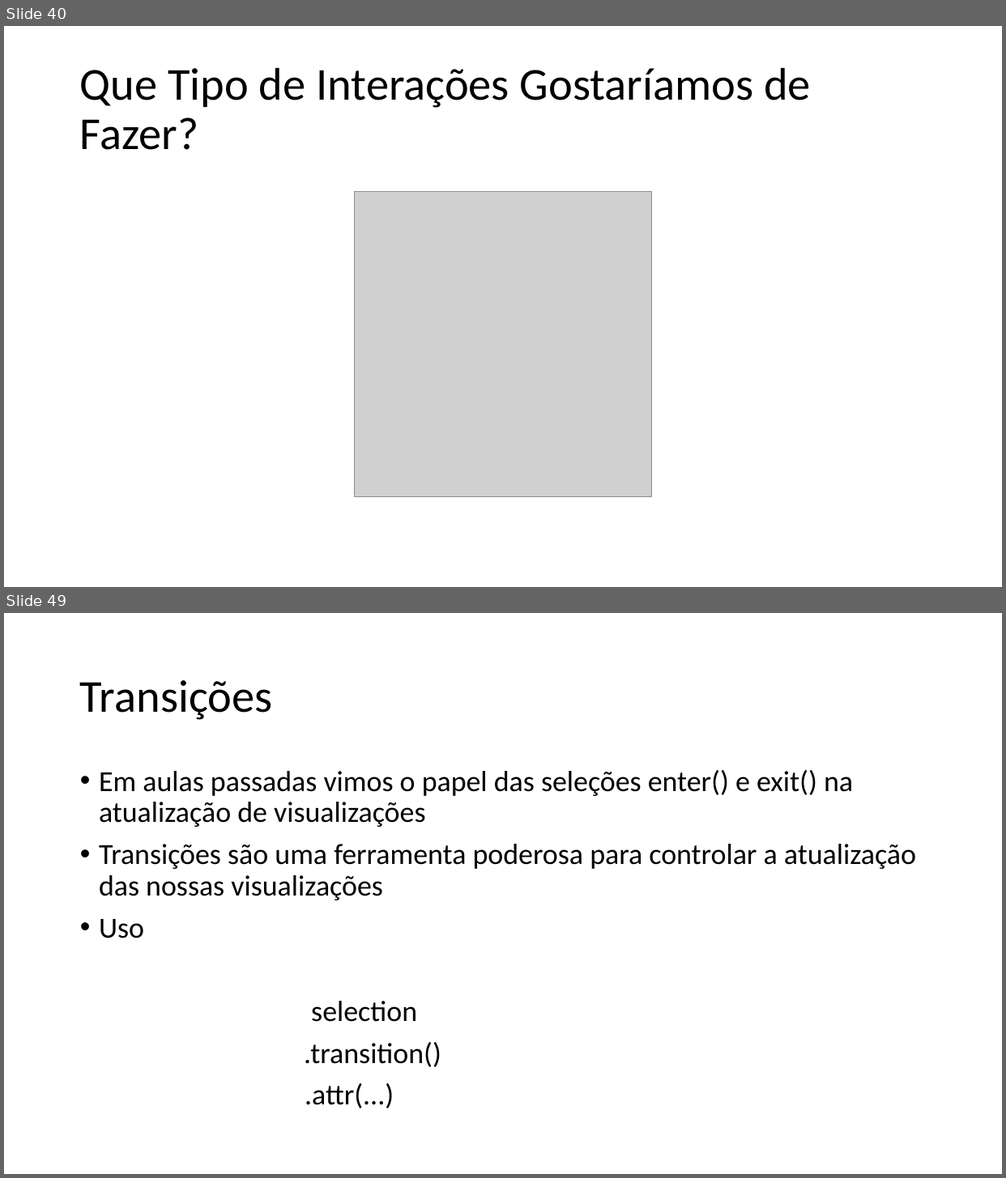
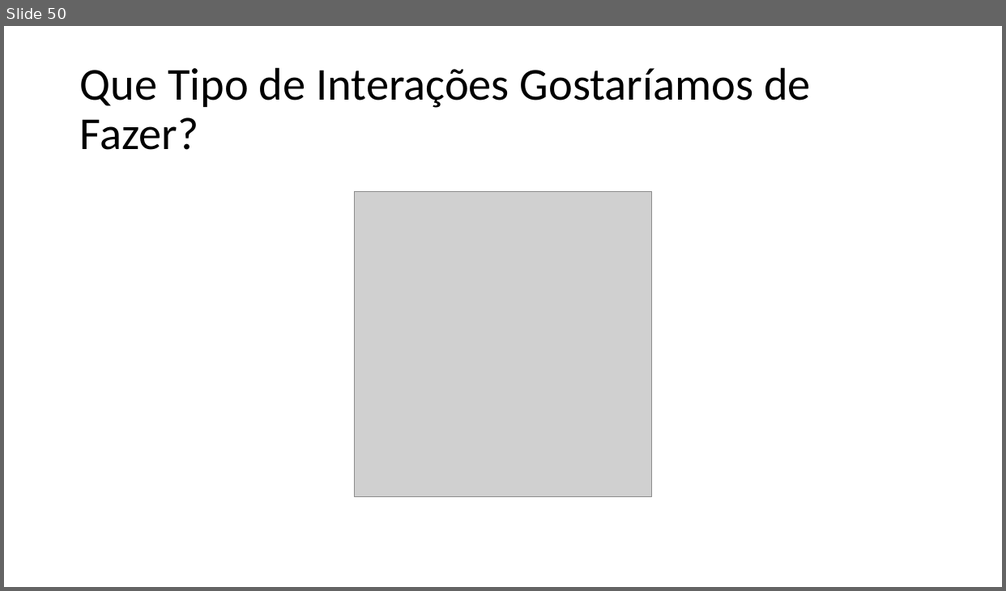
Before and after one commit to filipecmedeiros/Treinamento-d3.js, a slide deck: Aula2.pptx. Shown one above the other, each under a label of ours: slides 40 and 49 before the commit, slide 50 after it; the slides between them are not shown. The pictures are 1006x1178 and 1006x591 pixels, drawn with LibreOffice and Linux fonts; fonts in the diff are those of the drawing; grey boxes stand for pictures. Boxes give left, top, right and bottom in pixels: in the first picture for what was removed or moved away, otherwise in the second. Text is boxed around its words. In the diff, an @@ line names an element or a change of style, - is before the commit and + after.

```diff
--- a/Aula2.pptx
+++ b/Aula2.pptx
@@ slide 49 removed at [4,613,1002,1174], background #FFFFFF @@
@@ title removed at [80,680,273,720] @@
-Transições
@@ text removed at [99,770,916,1109] @@
-• Em aulas passadas vimos o papel das seleções enter() e exit() na atualização de visualizações
-• Transições são uma ferramenta poderosa para controlar a atualização das nossas visualizações
-• Uso
-selection
-.transition()
-.attr(...)
@@ what was slide 40 is now slide 50 @@
```
Also in this commit, not shown: 7 slides changed, 31 slides added, 7 other slides removed, 11 other files.
